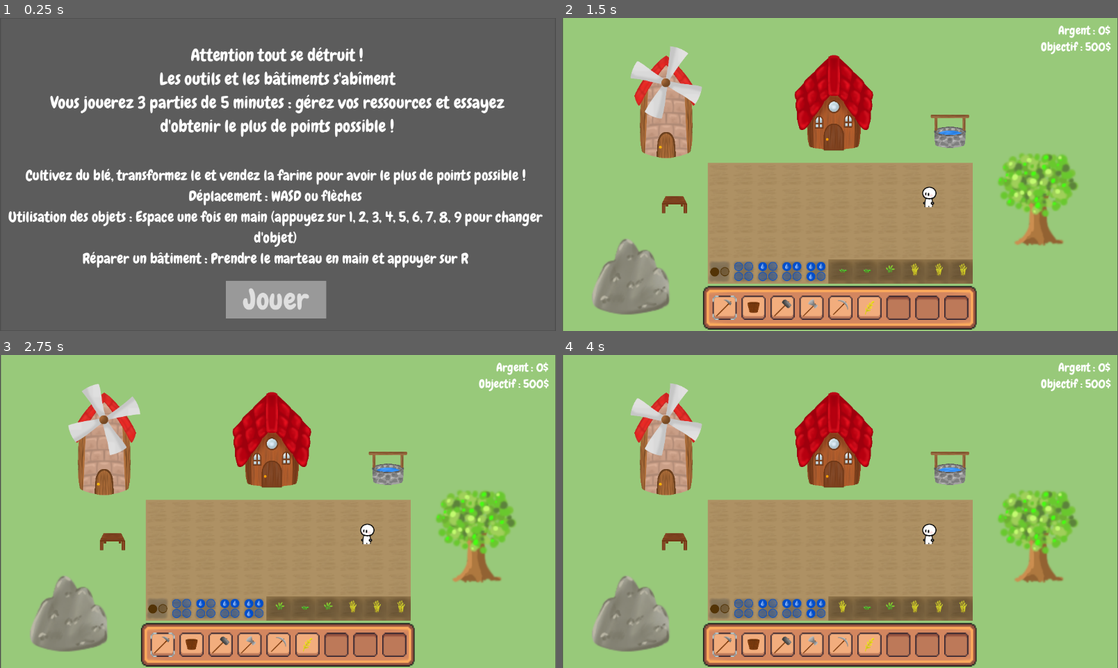
Above: before the commit, frames 1-4 (two rows, left to right).
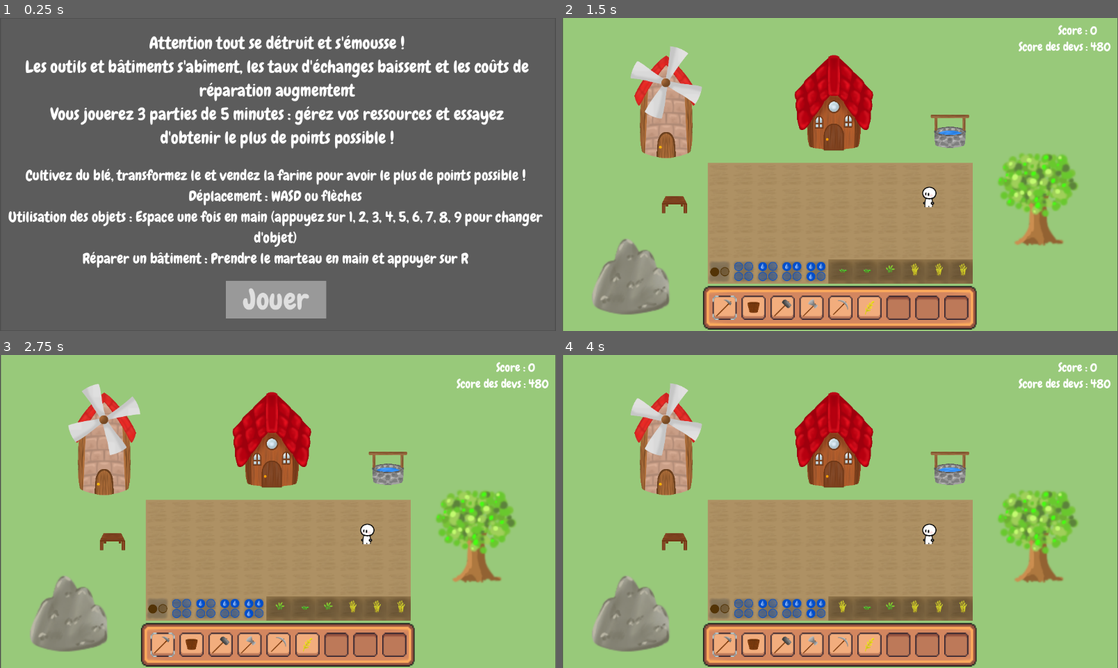
Above: after the commit, the same moments.

Repository: LaClimSx/Back-to-the-roots
Game: Godot game, scene res://Scenes/starting_texte.tscn
The game is run twice, just before and just after one commit, with the same random seed, the same clock (stepped at 60 frames per second) and the same inputs. This scene is started directly instead of the project's main scene.
Inputs (mouse positions are in pixels of both pictures, inside the frame that each line leads up to):
- Up to frame 1 (0.25 s): no input
- Up to frame 2 (1.5 s): click "Jouer" at 0.5 s; click (723, 309) at 1.25 s
- Up to frame 3 (2.75 s): click (189, 646) at 2 s
- Up to frame 4 (4 s): click (784, 646) at 2.75 s; click (812, 646) at 3.5 s

The runs differ from the first frame. In frame 1, 11% of the frame differs, in the area x 4-96%, y 5-42%; in frame 2, 0.5%; in frame 3, 0.5%; in frame 4, 0.5%.

Commit message:
feat: colors in inventory + change money to score

Diff:
--- a/Inventory/Items/axe.tres
+++ b/Inventory/Items/axe.tres
@@ -7,8 +7,8 @@
 
 [resource]
 script = ExtResource("4_lotrf")
-maxDurability = 9
-durability = 9
+maxDurability = 10
+durability = 10
 good_texture = ExtResource("2_cykiw")
 mid_texture = ExtResource("3_cqj26")
 broken_texture = ExtResource("1_kbimu")
--- a/Inventory/Items/hammer.tres
+++ b/Inventory/Items/hammer.tres
@@ -7,8 +7,8 @@
 
 [resource]
 script = ExtResource("1_kpyv8")
-maxDurability = 9
-durability = 9
+maxDurability = 10
+durability = 10
 good_texture = ExtResource("2_a6six")
 mid_texture = ExtResource("3_afq6i")
 broken_texture = ExtResource("1_ayi1m")
--- a/Inventory/Items/pickaxe.tres
+++ b/Inventory/Items/pickaxe.tres
@@ -7,8 +7,8 @@
 
 [resource]
 script = ExtResource("4_73ubs")
-maxDurability = 9
-durability = 9
+maxDurability = 10
+durability = 10
 good_texture = ExtResource("2_ogd55")
 mid_texture = ExtResource("3_apm0n")
 broken_texture = ExtResource("1_cyt31")
--- a/Inventory/Items/tool.gd
+++ b/Inventory/Items/tool.gd
@@ -1,7 +1,7 @@
 class_name Tool extends Item
 
-@export var maxDurability: int = 100
-@export var durability: int = 100
+@export var maxDurability: int = 10
+@export var durability: int = 10
 @export var good_texture: Texture2D
 @export var mid_texture: Texture2D
 @export var broken_texture: Texture2D
--- a/Inventory/inventory.gd
+++ b/Inventory/inventory.gd
@@ -118,7 +118,7 @@
 			total += slot.amount
 	return total if total > 0 else -1
 
-#Sells one or all of the required item and adds the money to the player's wallet. Returns the amount of items sold
+#Sells one or all of the required item and adds the score to the player's scoreboard. Returns the amount of items sold
 func sellN(item: Item, all: bool, unit_price: int) -> int :
 	var item_slots = slots.filter(func(slot): return slot.item == item)
 	if item_slots.is_empty(): return 0
@@ -133,9 +133,9 @@
 			if slot.amount == 0:
 				removeSlot(slot)
 			break
-	Global.money += unit_price * total
-	#TODO: This is a temporary solution to display the gained money
-	Global.display_indicator(str(unit_price * total) + "$", Global.player_looking_position + Vector2(150,randi_range(-60,40)), Color.WEB_GREEN)
+	Global.score += unit_price * total
+	#TODO: This is a temporary solution to display the gained score
+	Global.display_indicator(str(unit_price * total), Global.player_looking_position + Vector2(150,randi_range(-60,40)), Color.WEB_GREEN)
 	updated.emit()
 	return total
 
--- a/Inventory/inventory_gui.gd
+++ b/Inventory/inventory_gui.gd
@@ -13,7 +13,7 @@
 var oldIndex: int = -1
 var locked: bool = false
 
-signal moneyUpdated
+signal scoreUpdated
 
 func _ready():
 	connectSlots()
@@ -213,8 +213,11 @@
 
 func sell_item(item: Item, all: bool, unit_price: int) -> int:
 	var amount = inventory.sellN(item, all, unit_price)
-	moneyUpdated.emit()
+	scoreUpdated.emit()
 	return amount
 
 func get_tool(name: String) -> Tool:
 	return inventory.get_tool(name)
+
+func get_item_at(index: int) -> Item:
+	return inventory.slots[index].item
--- a/Inventory/slot.gd
+++ b/Inventory/slot.gd
@@ -7,6 +7,13 @@
 
 var itemStackGui: ItemStackGUI
 var index: int
+
+func _process(delta):
+	if itemStackGui:
+		#Warning: I believe the following is a crime against programming, I'm only doing it because I lack time
+		var item: Item = Global.inventory_gui.get_item_at(index) if Global.inventory_gui else null
+		if item && item is Tool:
+			backgroundSprite.frame = clamp(10 - item.durability, 1, 10)
 
 func insert(isg: ItemStackGUI):
 	itemStackGui = isg
--- a/Scenes/world.tscn
+++ b/Scenes/world.tscn
@@ -118,7 +118,7 @@
 grow_vertical = 0
 size_flags_vertical = 0
 
-[node name="MoneyCounter" type="Label" parent="CanvasLayer"]
+[node name="ScoreCounter" type="Label" parent="CanvasLayer"]
 anchors_preset = 1
 anchor_left = 1.0
 anchor_right = 1.0
@@ -128,9 +128,9 @@
 offset_bottom = 42.0
 grow_horizontal = 0
 theme = ExtResource("10_oukug")
-text = "Argent : 0$"
+text = "Score : 0"
 
-[node name="MoneyObjective" type="Label" parent="CanvasLayer"]
+[node name="ScoreObjective" type="Label" parent="CanvasLayer"]
 anchors_preset = 1
 anchor_left = 1.0
 anchor_right = 1.0
@@ -140,7 +140,7 @@
 offset_bottom = 76.0
 grow_horizontal = 0
 theme = ExtResource("10_oukug")
-text = "Objectif : 500$"
+text = "Score des devs : 480"
 
 [node name="Puits" parent="." instance=ExtResource("9_tkrlr")]
 position = Vector2(401.281, 116.097)
@@ -181,7 +181,7 @@
 stream = ExtResource("18_lbdy7")
 volume_db = -15.0
 
-[connection signal="moneyUpdated" from="CanvasLayer/Inventory" to="CanvasLayer" method="_on_inventory_money_updated"]
+[connection signal="scoreUpdated" from="CanvasLayer/Inventory" to="CanvasLayer" method="_on_inventory_score_updated"]
 [connection signal="timeout" from="worldTimer" to="." method="_on_world_timer_timeout"]
 [connection signal="timeout" from="worldTimer" to="LayerGroup/Crops" method="_on_world_timer_timeout"]
 [connection signal="timeout" from="worldTimer" to="Puits" method="timer_timeout"]
--- a/Scripts/canvas_layer.gd
+++ b/Scripts/canvas_layer.gd
@@ -1,16 +1,14 @@
 extends CanvasLayer
 
 @onready var inventory = $Inventory
-#var old_money : int = 0
 
 func _ready() -> void:
-	$MoneyObjective.text = "Objectif : " + str(Global.MONEY_TO_WIN) + "$"
+	$ScoreObjective.text = "Score des devs : " + str(Global.DEV_SCORE)
 
 func _input(event):
 	if event.is_action_pressed("toggle_inventory"):
 		inventory.close() if inventory.isOpen else inventory.open()
 
-func _on_inventory_money_updated(): #TODO: Win condition
+func _on_inventory_score_updated(): #TODO: Win condition
 	#TODO : See if we display the indicator here or in the inventory
-	$MoneyCounter.text = "Argent : " + str(Global.money) + "$"
-	#old_money = Global.money
+	$ScoreCounter.text = "Score : " + str(Global.score)
--- a/Scripts/starting_texte.gd
+++ b/Scripts/starting_texte.gd
@@ -28,3 +28,4 @@
 
 func _on_button_pressed() -> void:
 	get_tree().change_scene_to_file("res://Scenes/world.tscn")
+	Global.timer.start()
--- a/Scripts/world.gd
+++ b/Scripts/world.gd
@@ -19,8 +19,6 @@
 # Called every frame. 'delta' is the elapsed time since the previous frame.
 func _process(delta):
 	checkActions()
-	if Global.money >= Global.MONEY_TO_WIN:
-		print("Won the game gg")
 
 func checkActions():
 	if Input.is_action_just_pressed("Interact"):
--- a/global.gd
+++ b/global.gd
@@ -5,14 +5,43 @@
 
 var inventory_gui
 
-@export var money : int = 0
-const MONEY_TO_WIN : int = 500
+@export var score : int = 0
+const DEV_SCORE : int = 480
 
 var world_size: Vector2i
 
 var chewy_regular : Font = preload("res://Assets/Fonts/Chewy-Regular.ttf")
 
 var player_looking_position : Vector2
+
+var timer : Timer
+# Called when the node enters the scene tree for the first time.
+func _ready():
+	#gameVariation = randi_range(1,3) #TODO: uncomment this line and remove the next one
+	gameVariation = 1
+	match gameVariation:
+		1:
+			reparability = true
+			efficiency_decline = true
+		2:
+			reparability = true
+			efficiency_decline = false
+		3:
+			reparability = false
+			efficiency_decline = false
+
+	timer = Timer.new()
+	timer.one_shot = false
+	timer.wait_time = 5.0 * 60
+	timer.timeout.connect(_on_timer_timeout)
+
+
+# Called every frame. 'delta' is the elapsed time since the previous frame.
+func _process(delta):
+	pass
+
+func _on_timer_timeout() -> void:
+	pass
 
 func display_indicator(value, position: Vector2 = player_looking_position, color: Color = Color.WHITE) -> void:
 	var indicator = Label.new()
@@ -45,27 +74,3 @@
 
 	await tween.finished
 	indicator.queue_free()
-
-
-
-
-
-# Called when the node enters the scene tree for the first time.
-func _ready():
-	#gameVariation = randi_range(1,3) #TODO: uncomment this line and remove the next one
-	gameVariation = 3
-	match gameVariation:
-		1:
-			reparability = true
-			efficiency_decline = true
-		2:
-			reparability = true
-			efficiency_decline = false
-		3:
-			reparability = false
-			efficiency_decline = false
-
-
-# Called every frame. 'delta' is the elapsed time since the previous frame.
-func _process(delta):
-	pass
Not shown: 1 places in Scenes/starting_texte.tscn that only renumber resources
Not shown, added: Scenes/inv2725.tmp
